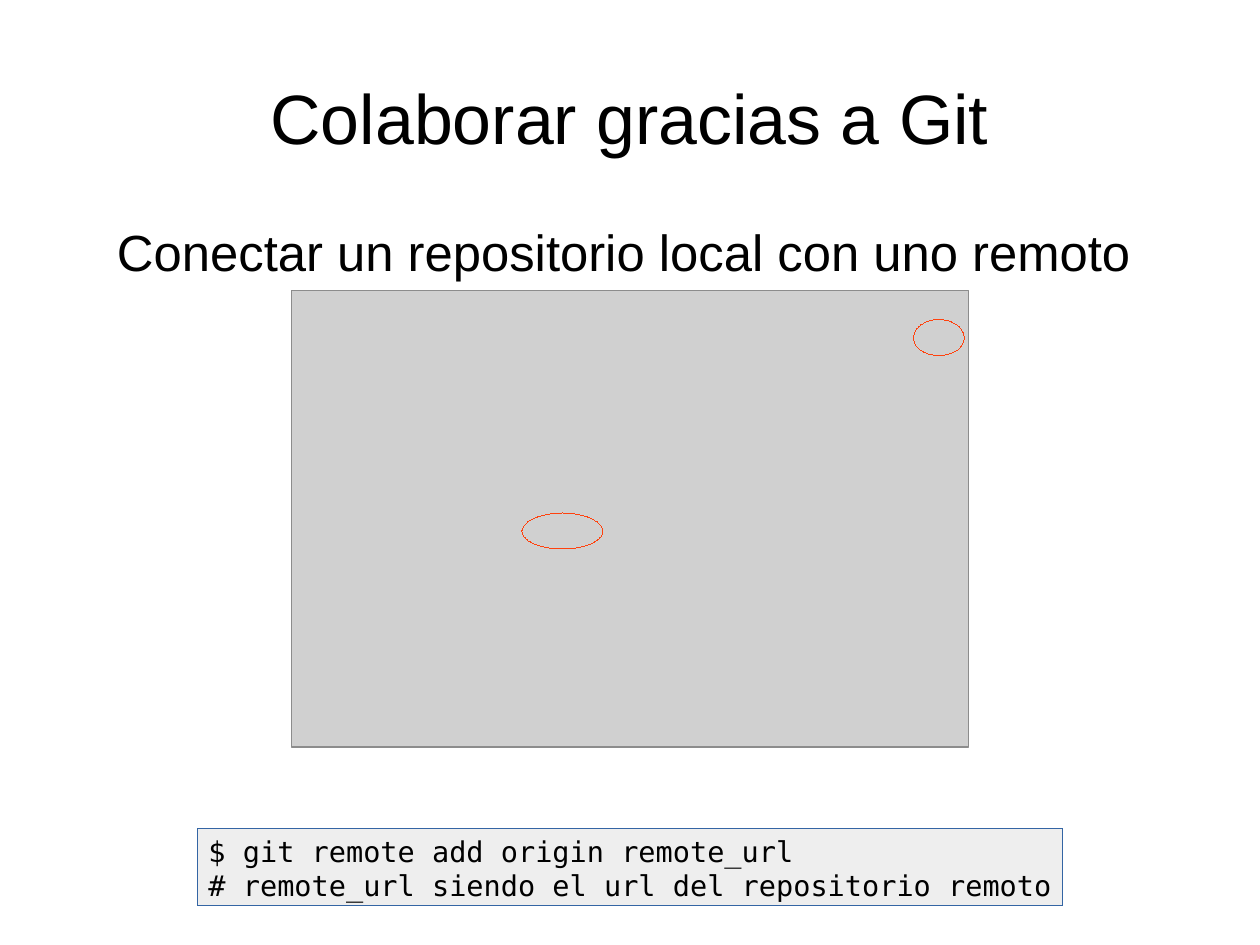
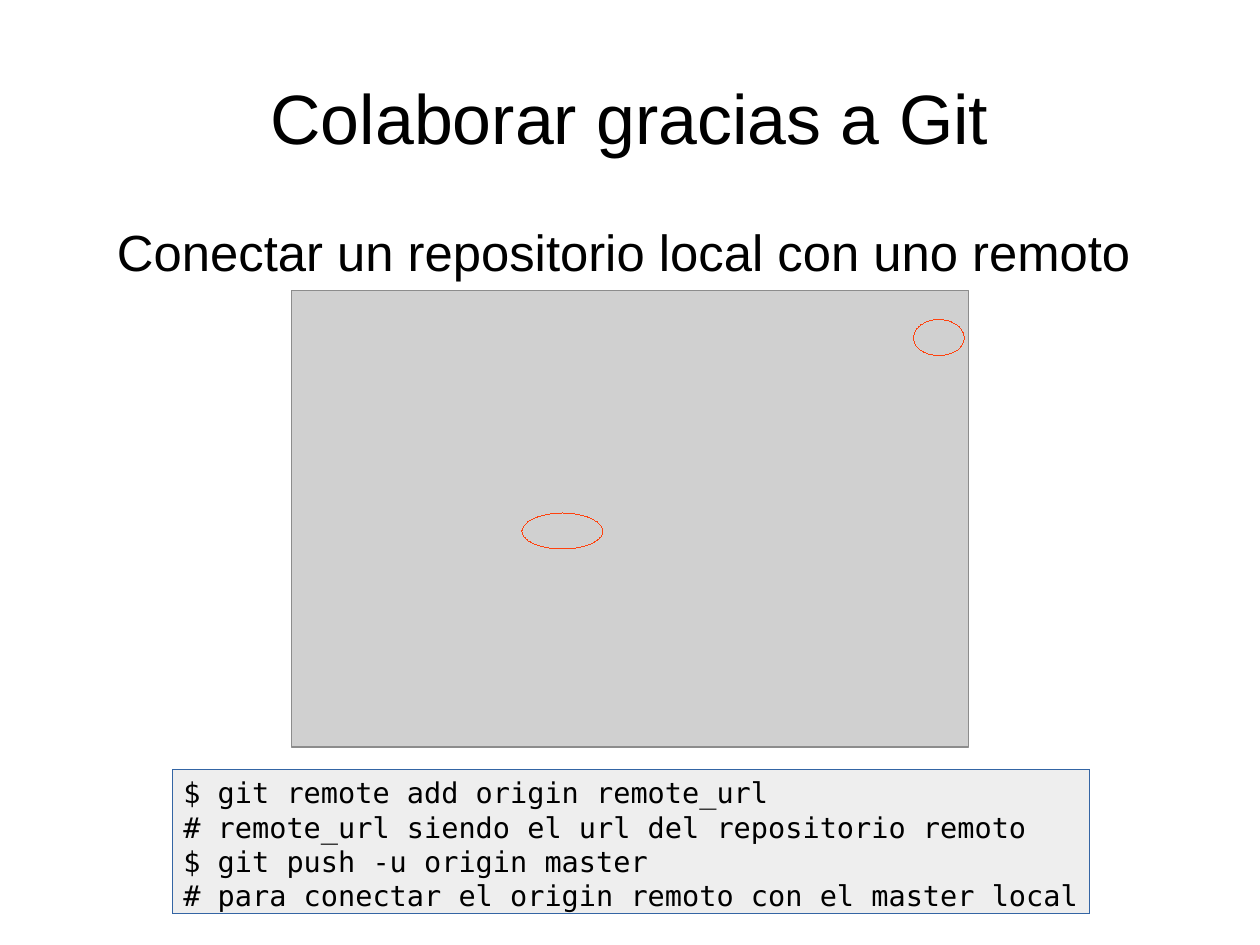
Before and after one commit to franperr/introduccion-git-github, a slide deck: slide 15 of Diapositivas.odp. Drawn at 1260x945 pixels with LibreOffice and Linux fonts; fonts in the diff are those of the drawing; grey boxes stand for pictures. Boxes give left, top, right and bottom in pixels: in the first picture for what was removed or moved away, otherwise in the second. Text is boxed around its words. In the diff, an @@ line names an element or a change of style, - is before the commit and + after.

```diff
--- a/Diapositivas.odp
+++ b/Diapositivas.odp
@@ rectangle "$ git remote add origin ...": place and size @@
-rectangle "$ git remote add origin ..." at <box>198,828,1063,906</box>
+rectangle "$ git remote add origin ..." at <box>173,769,1090,914</box>
@@ text in rectangle at <box>218,850,1078,912</box>: paragraphs added @@
+$ git push -u origin master
+# para conectar el origin remoto con el master local
```
Also in this commit, not shown: 5 slides added, 1 other file.
